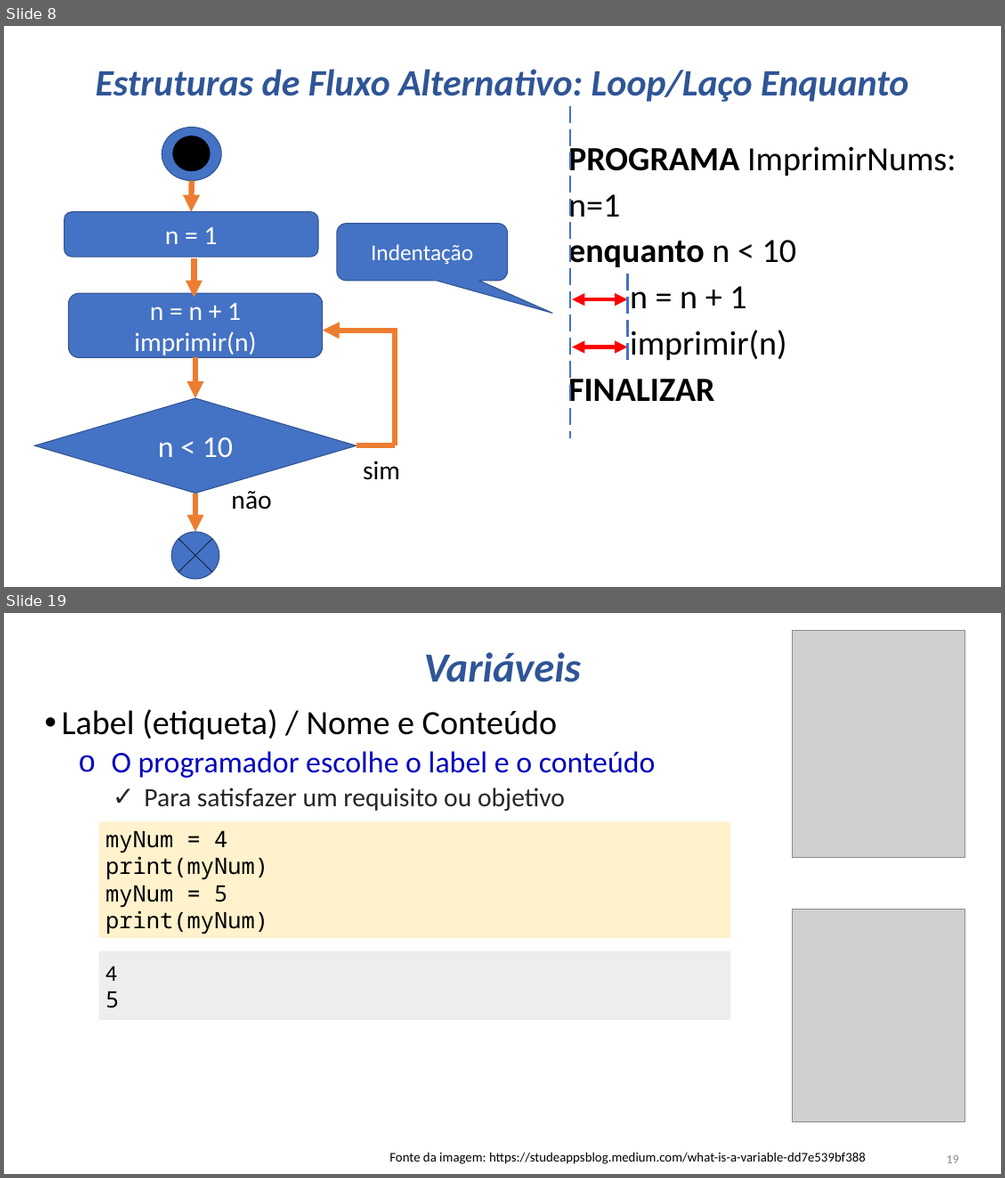
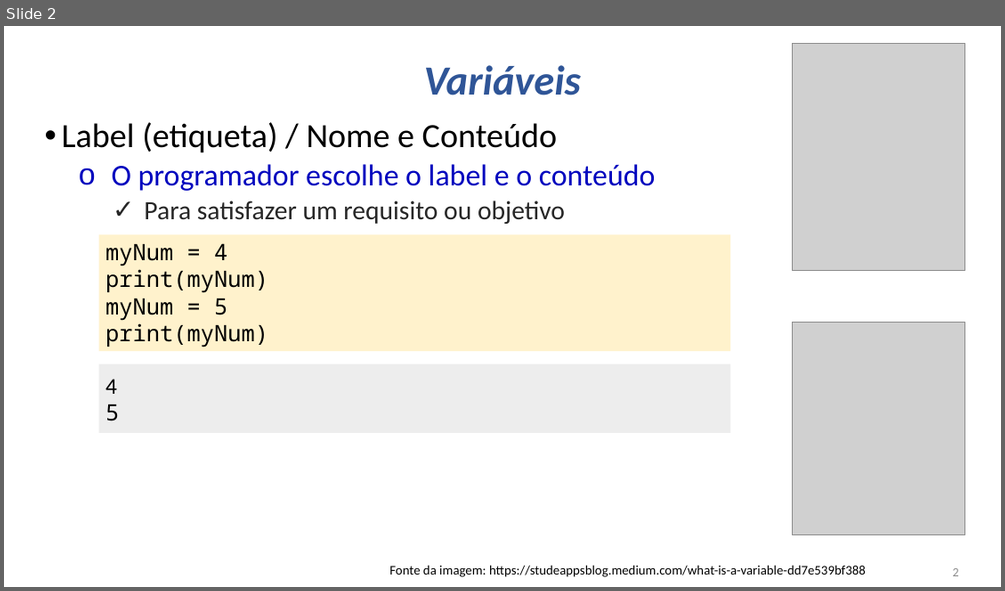
Before and after one commit to alexlopespereira/idp_mestrado, a slide deck: Aulas/Aula2/Aula02_Python_Parte1.pptx. Shown one above the other, each under a label of ours: slides 8 and 19 before the commit, slide 2 after it; the slides between them are not shown. The pictures are 1005x1178 and 1005x591 pixels, drawn with LibreOffice and Linux fonts; fonts in the diff are those of the drawing; grey boxes stand for pictures. Boxes give left, top, right and bottom in pixels: in the first picture for what was removed or moved away, otherwise in the second. Text is boxed around its words. In the diff, an @@ line names an element or a change of style, - is before the commit and + after.

```diff
--- a/Aulas/Aula2/Aula02_Python_Parte1.pptx
+++ b/Aulas/Aula2/Aula02_Python_Parte1.pptx
@@ slide 8 removed at [4, 26, 1001, 587], background #FFFFFF @@
@@ title removed at [96, 69, 908, 102] @@
-Estruturas de Fluxo Alternativo: Loop/Laço Enquanto
@@ ellipse removed at [162, 127, 222, 181] @@
@@ ellipse removed at [173, 135, 210, 170] @@
@@ text removed at [568, 142, 955, 409] @@
-PROGRAMA ImprimirNums:
-n=1
-enquanto n < 10
-n = n + 1
-imprimir(n)
-FINALIZAR
@@ arrow removed from (192, 181) to (191, 212) @@
@@ rounded rectangle removed at [65, 212, 319, 257] @@
-n = 1
@@ arrow removed from (194, 258) to (194, 297) @@
@@ group removed at [337, 106, 627, 437]: 2 double arrows, 2 lines, 1 rounded speech box @@
-Indentação
@@ rounded rectangle removed at [68, 293, 323, 358] @@
-n = n + 1
-imprimir(n)
@@ elbow arrow removed from (395, 445) to (322, 329) @@
@@ arrow removed from (195, 358) to (195, 398) @@
@@ diamond removed at [34, 398, 356, 493] @@
-n < 10
@@ line removed from (356, 445) to (395, 445) @@
@@ text removed at [363, 460, 400, 480] @@
-sim
@@ arrow removed from (195, 492) to (195, 532) @@
@@ text removed at [231, 491, 271, 509] @@
-não
@@ ellipse removed at [171, 532, 219, 579] @@
@@ line removed from (178, 538) to (212, 572) @@
@@ line removed from (178, 572) to (212, 538) @@
@@ what was slide 19 is now slide 2 @@
@@ page number at [953, 568, 959, 576]: text changed @@
-19
+2
```
Also in this commit, not shown: 1 slide changed, 16 other slides removed.
